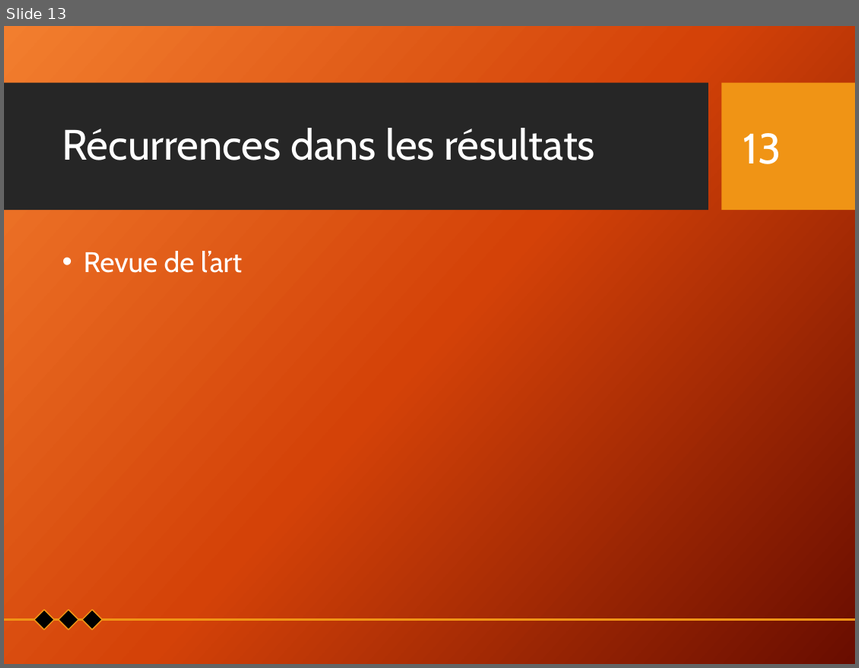
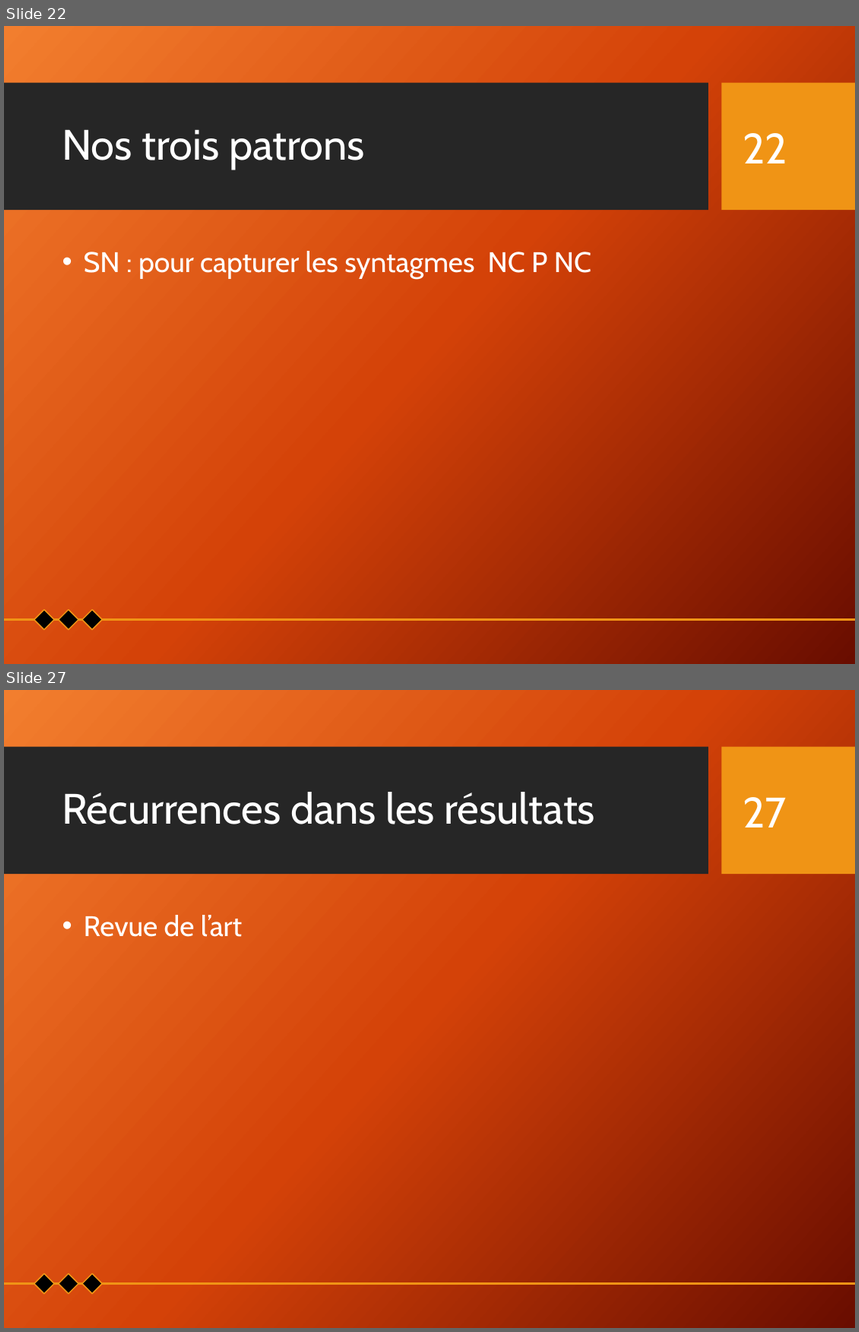
Before and after one commit to Xitog/tal, a slide deck: dossiers/Final - Présentation Projet de recherche.pptx. Shown one above the other, each under a label of ours: slide 13 before the commit, slides 22 and 27 after it; the slides between them are not shown. The pictures are 859x668 and 859x1332 pixels, drawn with LibreOffice and Linux fonts; fonts in the diff are those of the drawing; background and template pictures are left out. Boxes give left, top, right and bottom in pixels: in the first picture for what was removed or moved away, otherwise in the second. Text is boxed around its words. In the diff, an @@ line names an element or a change of style, - is before the commit and + after.

```diff
--- a/dossiers/Final - Présentation Projet de recherche.pptx
+++ b/dossiers/Final - Présentation Projet de recherche.pptx
@@ slide 22 added at (x1=4, y1=26, x2=855, y2=664), background picture (left out); not listed: 2 template elements that a slide beside it also shows @@
@@ title added at (x1=62, y1=129, x2=365, y2=170), 36 pt, text #FFFFFF @@
+Nos trois patrons
@@ page number added at (x1=743, y1=133, x2=788, y2=164), 36 pt, text #FFFFFF @@
+22
@@ text added at (x1=84, y1=251, x2=591, y2=278), 24 pt, text #FFFFFF @@
+• SN : pour capturer les syntagmes NC P NC
@@ group added at (x1=4, y1=610, x2=855, y2=630): 3 diamonds, 1 line @@
@@ what was slide 13 is now slide 27 @@
@@ page number at (x1=743, y1=797, x2=787, y2=828): text changed @@
-13
+27
```
Also in this commit, not shown: 8 slides changed, 15 other slides added.
